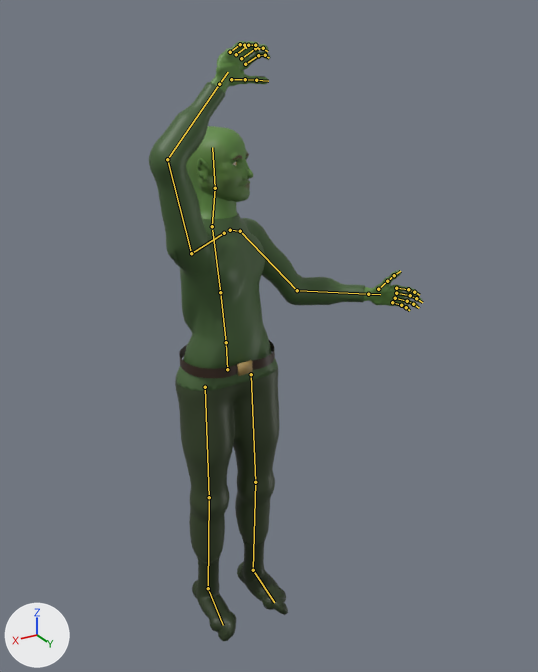
Before and after pictures for a commit that changed the glTF model assets/models/creatures/goblin_archer.glb.
Camera for both pictures: a camera (50 mm lens) standing at (0.789, 1.515, 1.565) and looking at (-0.089, 0.052, 0.833). The axes (+X, +Y, +Z) are drawn at lower left. The lights are the same throughout. The picture after the commit comes second. Both versions are drawn at frame 1 of the action 'swing'; the numbers are the values there. The bones that change, and the others that lie on the model, are drawn over the model as lines.

The first picture shows 'goblin_archer'.
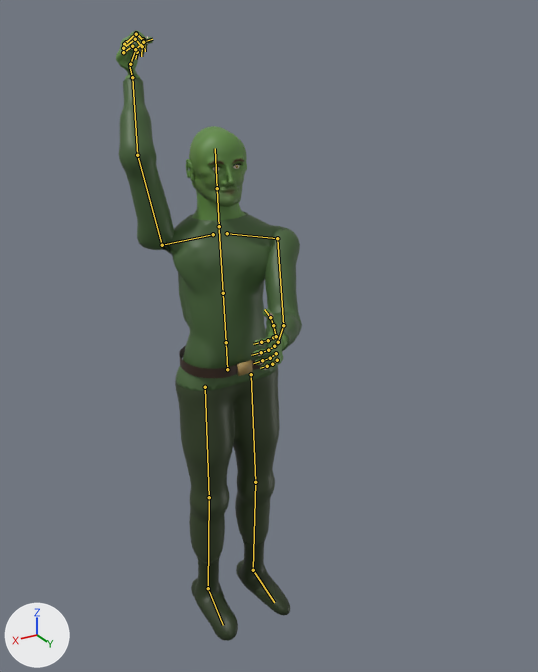
Pixel boxes [x1, y1, x2, y2] of what changed, in the pictures (538 x 672 px):
'goblin_archer', posed (32% narrower): before [149, 41, 422, 641]; after [116, 30, 302, 641]
bone 'spine', root to tip: before (226, 342) to (220, 292); after (226, 342) to (223, 293)
bone 'chest', root to tip: before (220, 292) to (212, 230); after (223, 293) to (219, 229)
bone 'upper_arm.L', root to tip: before (240, 231) to (297, 290); after (277, 238) to (283, 325)
bone 'forearm.L', root to tip: before (297, 290) to (368, 294); after (283, 325) to (278, 342)
bone 'upper_arm.R', root to tip: before (191, 253) to (167, 159); after (162, 245) to (137, 155)
bone 'forearm.R', root to tip: before (167, 159) to (219, 84); after (137, 155) to (132, 77)
bone 'hand.R', root to tip: before (219, 84) to (228, 72); after (132, 77) to (129, 64)
bone 'index.01.R', root to tip: before (245, 64) to (258, 55); after (126, 42) to (136, 33)
bone 'index.02.R', root to tip: before (258, 55) to (265, 55); after (136, 33) to (143, 39)
bone 'middle.01.R', root to tip: before (241, 58) to (255, 48); after (124, 44) to (136, 34)
bone 'middle.02.R', root to tip: before (255, 48) to (263, 48); after (136, 34) to (144, 41)
bone 'pinky.01.R', root to tip: before (230, 52) to (240, 44); after (123, 52) to (132, 46)
bone 'pinky.02.R', root to tip: before (240, 44) to (244, 45); after (132, 46) to (137, 52)
bone 'ring.01.R', root to tip: before (236, 54) to (248, 45); after (123, 48) to (135, 39)
bone 'ring.02.R', root to tip: before (248, 45) to (255, 45); after (135, 39) to (142, 46)
bone 'thumb.01.R', root to tip: before (231, 79) to (245, 79); after (130, 64) to (135, 49)
bone 'thumb.02.R', root to tip: before (245, 79) to (256, 80); after (135, 49) to (143, 42)
bone 'head', root to tip: before (215, 188) to (212, 147); after (217, 188) to (215, 148)

Patch to the scene script:
```diff
--- a/assets/models/creatures/goblin_archer.glb.py
+++ b/assets/models/creatures/goblin_archer.glb.py
@@ bone_spine @@
 bone_spine = bpy.data.objects['goblin_archer_rig'].pose.bones['spine']  # child of 'hips'
-bone_spine.rotation_quaternion = (0.995, -0.052, 0.087, 0.0)  # degrees (-6, 10, -1)
+bone_spine.rotation_quaternion = (0.996, -0.02, -0.086, -0.002)  # degrees (-2, -10, 0)
@@ bone_chest @@
 bone_chest = bpy.data.objects['goblin_archer_rig'].pose.bones['chest']  # child of 'spine'
-bone_chest.rotation_quaternion = (0.97, 0.0, 0.242, 0.013)  # degrees (0, 28, 2)
+bone_chest.rotation_quaternion = (0.991, -0.02, -0.129, -0.005)  # degrees (-2, -15, 0)
@@ bone_upper_arm_l @@
 bone_upper_arm_l = bpy.data.objects['goblin_archer_rig'].pose.bones['upper_arm.L']  # child of 'clavicle.L'
-bone_upper_arm_l.rotation_quaternion = (0.947, 0.259, -0.116, -0.151)  # degrees (32, -8, -20)
+bone_upper_arm_l.rotation_quaternion = (0.882, 0.358, -0.026, -0.303)  # degrees (41, 10, -34)
@@ bone_forearm_l @@
 bone_forearm_l = bpy.data.objects['goblin_archer_rig'].pose.bones['forearm.L']  # child of 'upper_arm.L'
-bone_forearm_l.rotation_quaternion = (0.917, 0.399, 0.0, 0.0)  # degrees (47, 0, 0)
+bone_forearm_l.rotation_quaternion = (0.896, 0.444, 0.0, 0.0)  # degrees (53, 0, 0)
@@ bone_upper_arm_r @@
 bone_upper_arm_r = bpy.data.objects['goblin_archer_rig'].pose.bones['upper_arm.R']  # child of 'clavicle.R'
-bone_upper_arm_r.rotation_quaternion = (0.436, 0.422, 0.233, -0.76)  # degrees (1, 58, -120)
+bone_upper_arm_r.rotation_quaternion = (0.149, 0.903, 0.401, -0.026)  # degrees (165, 10, 47)
@@ bone_forearm_r @@
 bone_forearm_r = bpy.data.objects['goblin_archer_rig'].pose.bones['forearm.R']  # child of 'upper_arm.R'
-bone_forearm_r.rotation_quaternion = (0.899, 0.438, 0.0, 0.0)  # degrees (52, 0, 0)
+bone_forearm_r.rotation_quaternion = (0.933, 0.359, 0.0, 0.0)  # degrees (42, 0, 0)
@@ bone_hand_r @@
 bone_hand_r = bpy.data.objects['goblin_archer_rig'].pose.bones['hand.R']  # child of 'forearm.R'
-bone_hand_r.rotation_quaternion = (1.0, 0.0, 0.0, 0.0)  # degrees (0, 0, 0)
+bone_hand_r.rotation_quaternion = (0.912, -0.41, 0.0, 0.0)  # degrees (-48, 0, 0)
@@ bone_index_01_r @@
 bone_index_01_r = bpy.data.objects['goblin_archer_rig'].pose.bones['index.01.R']  # child of 'hand.R'
-bone_index_01_r.rotation_quaternion = (0.956, 0.0, 0.0, 0.293)  # degrees (0, 0, 34)
+bone_index_01_r.rotation_quaternion = (0.859, 0.0, 0.0, 0.512)  # degrees (0, 0, 62)
@@ bone_index_02_r @@
 bone_index_02_r = bpy.data.objects['goblin_archer_rig'].pose.bones['index.02.R']  # child of 'index.01.R'
-bone_index_02_r.rotation_quaternion = (0.925, 0.0, 0.0, 0.38)  # degrees (0, 0, 45)
+bone_index_02_r.rotation_quaternion = (0.762, 0.0, 0.0, 0.647)  # degrees (0, 0, 81)
@@ bone_middle_01_r @@
 bone_middle_01_r = bpy.data.objects['goblin_archer_rig'].pose.bones['middle.01.R']  # child of 'hand.R'
-bone_middle_01_r.rotation_quaternion = (0.956, 0.0, 0.0, 0.293)  # degrees (0, 0, 34)
+bone_middle_01_r.rotation_quaternion = (0.859, 0.0, 0.0, 0.512)  # degrees (0, 0, 62)
@@ bone_middle_02_r @@
 bone_middle_02_r = bpy.data.objects['goblin_archer_rig'].pose.bones['middle.02.R']  # child of 'middle.01.R'
-bone_middle_02_r.rotation_quaternion = (0.925, 0.0, 0.0, 0.38)  # degrees (0, 0, 45)
+bone_middle_02_r.rotation_quaternion = (0.762, 0.0, 0.0, 0.647)  # degrees (0, 0, 81)
@@ bone_pinky_01_r @@
 bone_pinky_01_r = bpy.data.objects['goblin_archer_rig'].pose.bones['pinky.01.R']  # child of 'hand.R'
-bone_pinky_01_r.rotation_quaternion = (0.947, 0.0, 0.0, 0.322)  # degrees (0, 0, 38)
+bone_pinky_01_r.rotation_quaternion = (0.83, 0.0, 0.0, 0.557)  # degrees (0, 0, 68)
@@ bone_pinky_02_r @@
 bone_pinky_02_r = bpy.data.objects['goblin_archer_rig'].pose.bones['pinky.02.R']  # child of 'pinky.01.R'
-bone_pinky_02_r.rotation_quaternion = (0.91, 0.0, 0.0, 0.416)  # degrees (0, 0, 49)
+bone_pinky_02_r.rotation_quaternion = (0.715, 0.0, 0.0, 0.699)  # degrees (0, 0, 89)
@@ bone_ring_01_r @@
 bone_ring_01_r = bpy.data.objects['goblin_archer_rig'].pose.bones['ring.01.R']  # child of 'hand.R'
-bone_ring_01_r.rotation_quaternion = (0.952, 0.0, 0.0, 0.307)  # degrees (0, 0, 36)
+bone_ring_01_r.rotation_quaternion = (0.845, 0.0, 0.0, 0.535)  # degrees (0, 0, 65)
@@ bone_ring_02_r @@
 bone_ring_02_r = bpy.data.objects['goblin_archer_rig'].pose.bones['ring.02.R']  # child of 'ring.01.R'
-bone_ring_02_r.rotation_quaternion = (0.918, 0.0, 0.0, 0.398)  # degrees (0, 0, 47)
+bone_ring_02_r.rotation_quaternion = (0.739, 0.0, 0.0, 0.673)  # degrees (0, 0, 85)
@@ bone_thumb_01_r @@
 bone_thumb_01_r = bpy.data.objects['goblin_archer_rig'].pose.bones['thumb.01.R']  # child of 'hand.R'
-bone_thumb_01_r.rotation_quaternion = (0.998, 0.007, 0.0, 0.061)  # degrees (1, 0, 7)
+bone_thumb_01_r.rotation_quaternion = (0.956, -0.077, -0.025, 0.282)  # degrees (-9, 0, 33)
@@ bone_thumb_02_r @@
 bone_thumb_02_r = bpy.data.objects['goblin_archer_rig'].pose.bones['thumb.02.R']  # child of 'thumb.01.R'
-bone_thumb_02_r.rotation_quaternion = (0.991, 0.015, 0.0, 0.133)  # degrees (2, 0, 15)
+bone_thumb_02_r.rotation_quaternion = (0.93, -0.11, -0.04, 0.347)  # degrees (-13, 0, 41)
@@ bone_head @@
 bone_head = bpy.data.objects['goblin_archer_rig'].pose.bones['head']  # child of 'neck'
-bone_head.rotation_quaternion = (1.0, 0.0, 0.0, 0.0)  # degrees (0, 0, 0)
+bone_head.rotation_quaternion = (0.987, 0.024, 0.161, 0.001)  # degrees (3, 19, 1)
```
